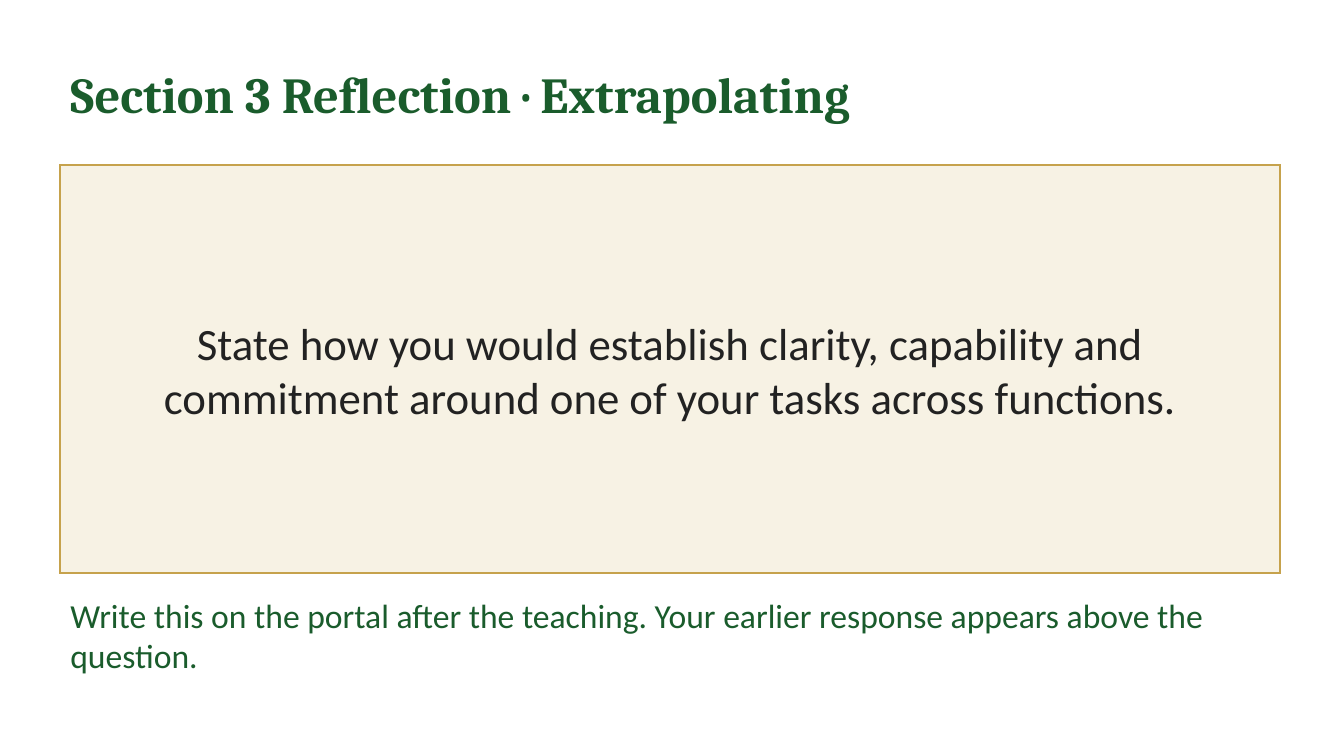
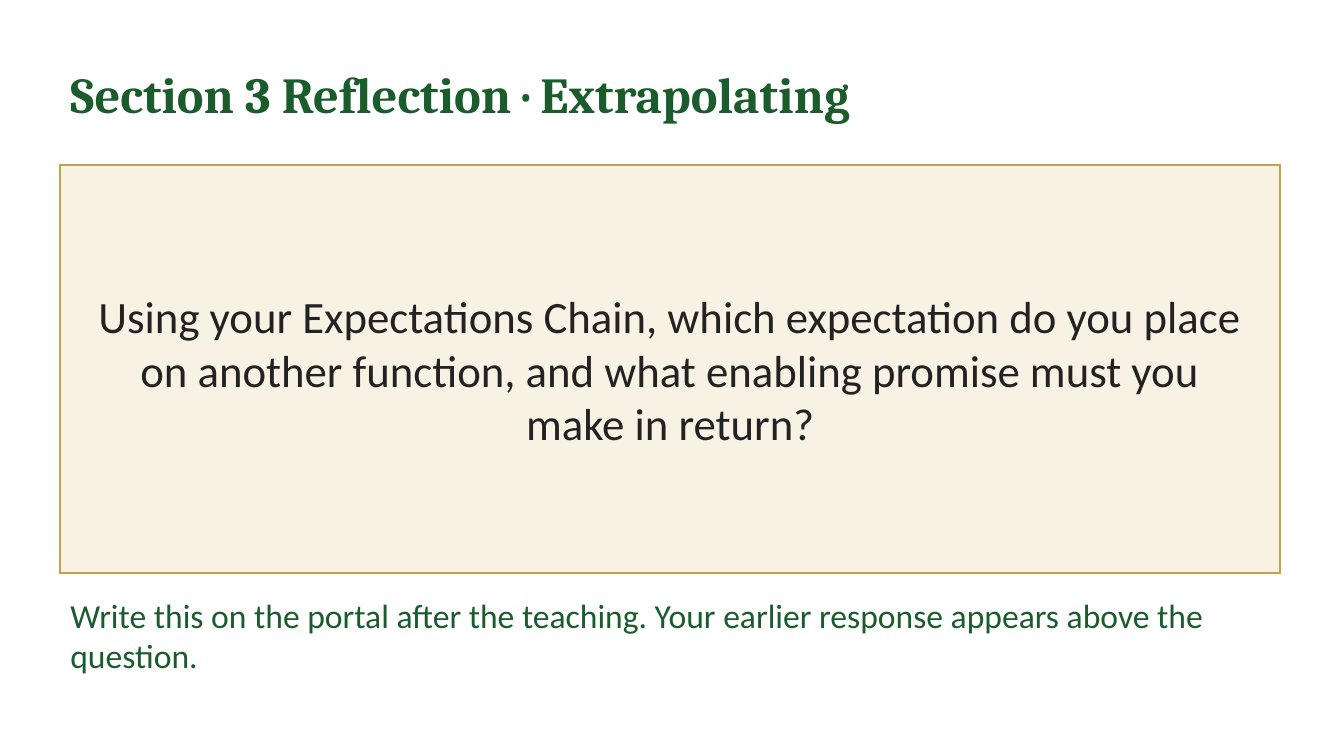
Before and after one commit to IBSL26/ibsl-platform, a slide deck: slide 20 of Unit decks/Unit 07 - Establishing Performance Expectations.pptx. Drawn at 1344x756 pixels with LibreOffice and Linux fonts; fonts in the diff are those of the drawing. Boxes give left, top, right and bottom in pixels: in the first picture for what was removed or moved away, otherwise in the second. Text is boxed around its words. In the diff, an @@ line names an element or a change of style, - is before the commit and + after.

```diff
--- a/Unit decks/Unit 07 - Establishing Performance Expectations.pptx
+++ b/Unit decks/Unit 07 - Establishing Performance Expectations.pptx
@@ text in rectangle at [98, 302, 1240, 441]: text changed @@
-State how you would establish clarity, capability and commitment around one of your tasks across functions.
+Using your Expectations Chain, which expectation do you place on another function, and what enabling promise must you make in return?
```
Also in this commit, not shown: 3 other slides changed, 12 other files.
